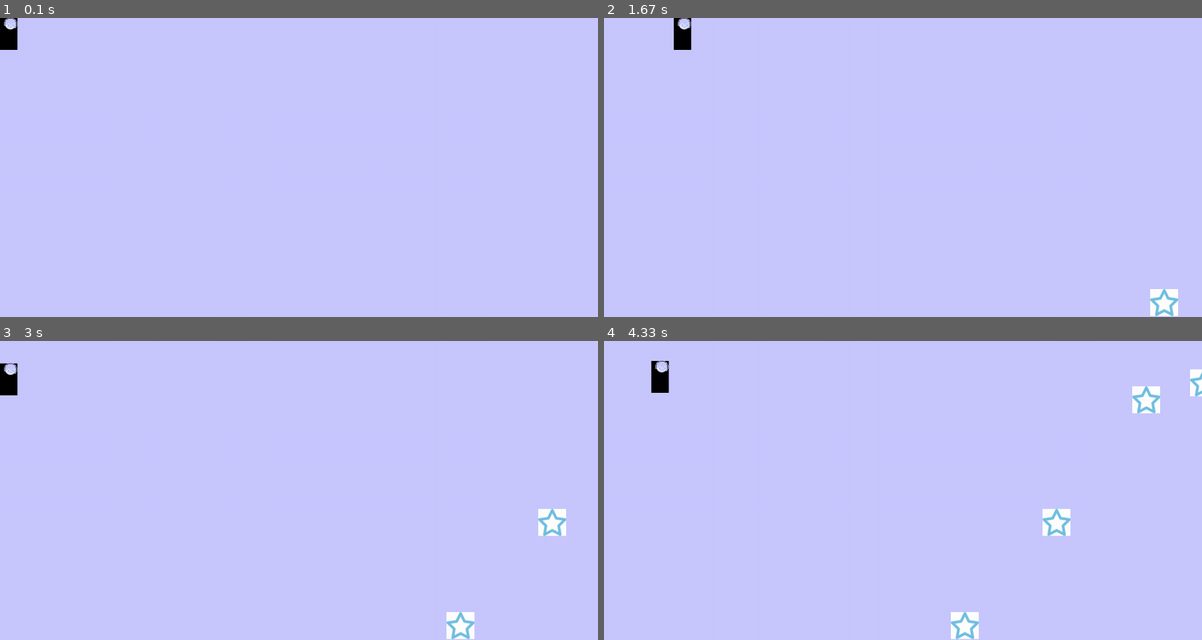
Above: before the commit, frames 1-4 (two rows, left to right).
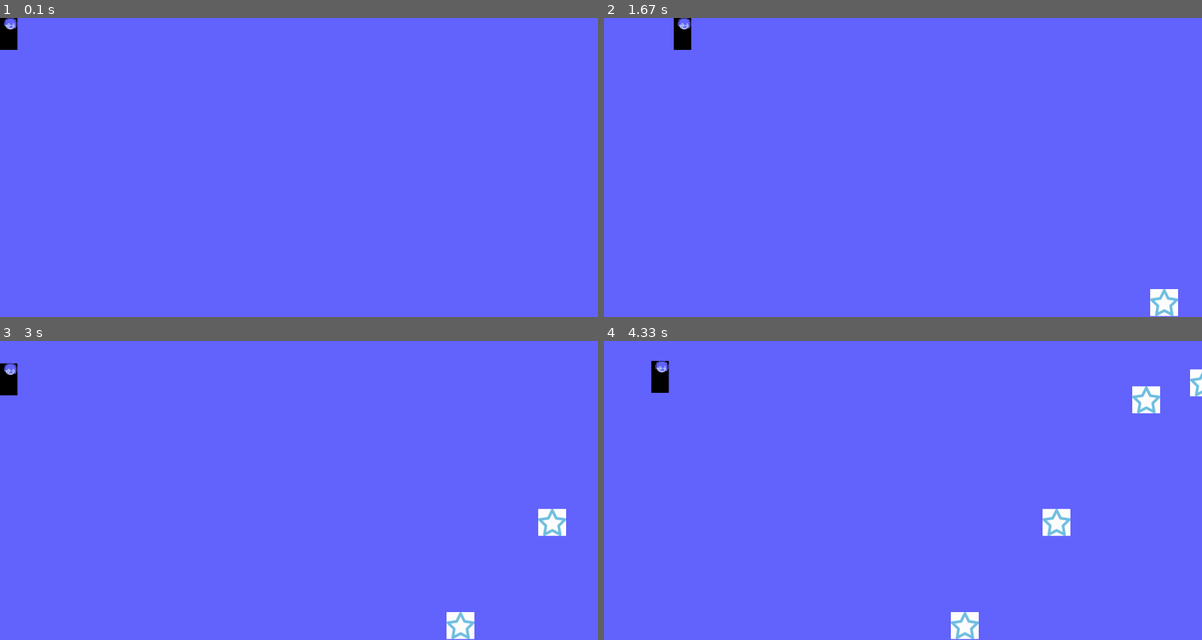
Above: after the commit, the same moments.

Repository: peterdougstuart/pygame-demo
Game: pygame game, started from game.py
Two runs of this game, one before a commit and one after it. Both use one fixed random seed, a clock stepped at 60 frames per second and the inputs below.
Inputs:
- Up to frame 1 (0.1 s): no input
- Up to frame 2 (1.67 s): hold Right 0.33-0.8 s; hold Up 0.83-1.13 s; hold Right 1.17-1.63 s
- Up to frame 3 (3 s): hold Left 1.67-2.2 s; hold Down 2.23-2.53 s; hold Left 2.57-2.97 s
- Up to frame 4 (4.33 s): hold Up 3-3.37 s; hold Right 3.4-4.03 s; hold Down from 4.07 s (still down)

The runs differ from the first frame. In frame 1, 100% of the frame differs, in the area x 0-100%, y 0-100%; in frame 2, 99%; in frame 3, 99%; in frame 4, 98%.

Commit message:
Altered background colour

Diff:
--- a/game.py
+++ b/game.py
@@ -6,7 +6,7 @@
 
 character = "man.png"
 flyer = "star.png"
-bg_color = (200, 200, 255)
+bg_color = (100, 100, 255)
 song = None #mp3 file
 
 
